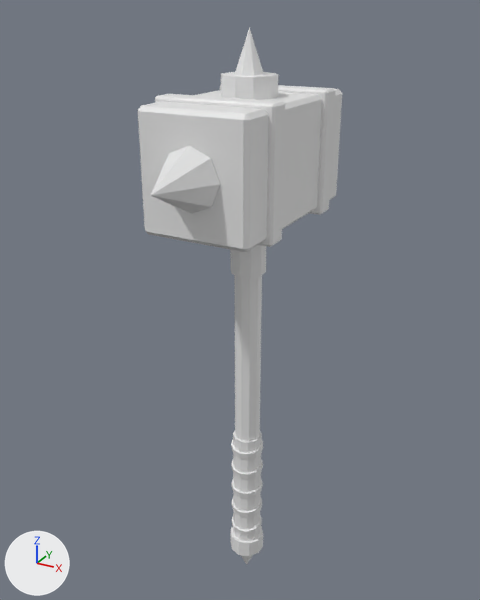
A saved change to the FBX model modelos_armas/Mace.fbx.
Camera for both pictures: a 50 mm lens placed at (2.93, -5.49, 5.06), pointed at (-0.07, -0.05, 2.34). The lights are fixed; the arrows at lower left show +X, +Y and +Z. The picture after the commit comes second. Where no turn or scale is listed for an object, it has been applied to the vertices. Vertices at exactly the same position are counted once.

Before the edit, the objects in view are built like this:
```python
me_mace = bpy.data.meshes.new('Mace')
me_mace.from_pydata(...)  # 345 vertices, 628 faces; spans x -0.58..0.58, y -1.56..1.0, z -1.23..4.9
ob_mace = bpy.data.objects.new('Mace', me_mace)
ob_mace.location = (0.0, 0.0, 0.0)
```
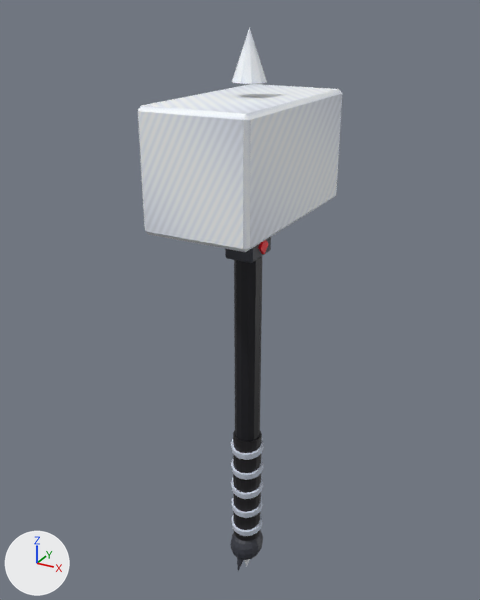
The change in detail:
Picture 'Mace_tex.png' (img_mace_tex_png) is new.
Material 'Mace_Mat' (mat_mace_mat) is new.
Its texture is img_mace_tex_png.
me_mace is used by ob_mace; location (0.0, 0.0, 0.0).
me_mace had 345 vertices, 628 faces and spanned x -0.58..0.58, y -1.56..1.0, z -1.23..4.9.
me_mace now has 552 vertices, 1036 faces and spans x -0.53..0.53, y -1.0..1.0, z -1.27..4.9.
me_mace part 1: a new loose piece, a UV sphere (14 segments, 10 rings, poles along z) spanning x -0.19..0.19, y -0.23..0.23, z -1.07..-0.65, in mat_mace_mat (picture img_mace_tex_png).
me_mace part 2: the loose piece of 22 vertices spanning x -0.17..0.17, y -0.18..0.18, z 2.65..3.35 is rebuilt with 24 vertices and now spans x -0.15..0.15, y -0.21..0.21, z 2.82..3.28, in mat_mace_mat (picture img_mace_tex_png).
me_mace part 3: the loose piece of 24 vertices spanning x -0.57..0.58, y 0.44..0.66, z 3.19..4.37 is deleted.
me_mace part 4: the loose piece of 24 vertices spanning x -0.58..0.57, y -0.66..-0.44, z 3.19..4.37 is deleted.
me_mace part 5: the loose piece of 10 vertices spanning x -0.28..0.28, y -1.56..-1.01, z 3.5..4.06 is deleted.
me_mace part 6: 167 vertices removed from x -0.19..0.19, y -0.2..0.2, z -1.23..3.35; 224 vertices added at x -0.18..0.18, y -0.23..0.23, z -1.15..3.35.
me_mace part 7: 28 vertices removed from x -0.25..0.25, y -0.26..0.26, z 4.32..4.52; 8 vertices added at x -0.15..0.15, y -0.13..0.13, z 4.45.
me_mace part 8: 44 faces spanning x -0.53..0.53, y -1.0..1.0, z 3.23..4.33 switch from no material to mat_mace_mat (picture img_mace_tex_png).
Other edits to the shape of me_mace do not show in these pictures.

Boxes [x1, y1, x2, y2] around the edits, measured in the pictures (480 x 600 px; the box of a moved part takes in the faces that stretch with it):
'Mace', reshaped
    before: [138, 27, 342, 565]
    after: [138, 27, 342, 571]
part 1 of me_mace, added
    after: [230, 531, 263, 560]
part 2 of me_mace, rebuilt (27% wider, 21% shorter)
    before: [230, 245, 266, 278]
    after: [225, 237, 271, 263]
part 3 of me_mace, deleted
    before: [220, 85, 335, 215]
part 4 of me_mace, deleted
    before: [155, 94, 285, 247]
part 5 of me_mace, deleted
    before: [151, 145, 220, 214]
part 6 of me_mace, moved or reshaped
    before: [231, 275, 263, 565]
    after: [231, 240, 268, 571]
part 7 of me_mace, cut back
    before: [221, 27, 278, 100]
    after: [232, 27, 267, 84]
part 8 of me_mace, recoloured
    both: [138, 89, 342, 252]
